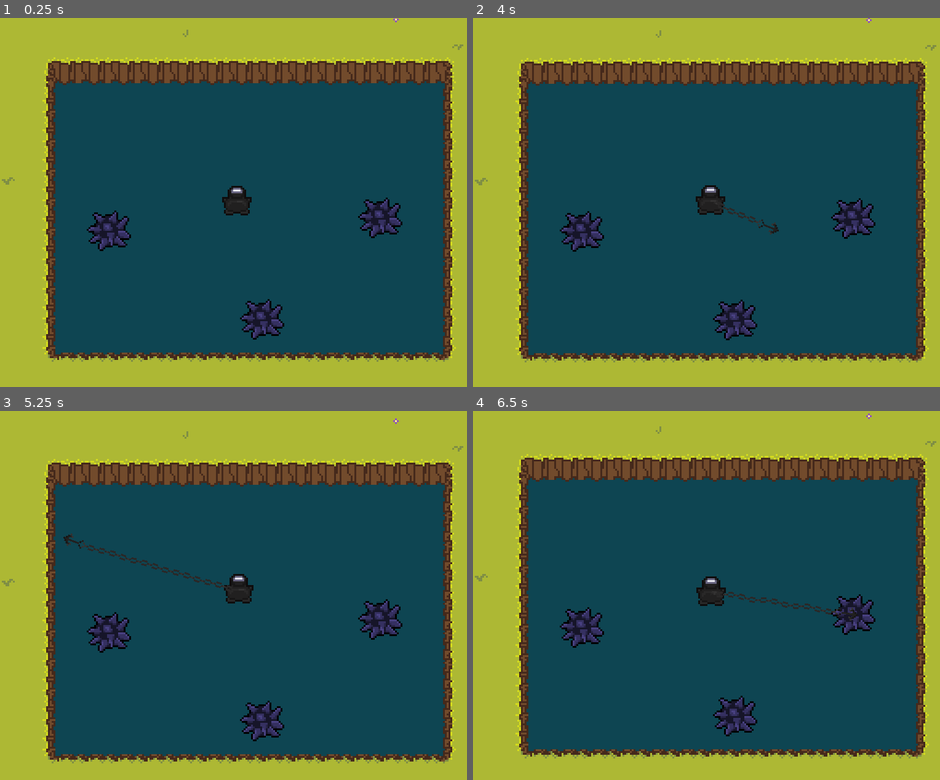
Above: before the commit, frames 1-4 (two rows, left to right).
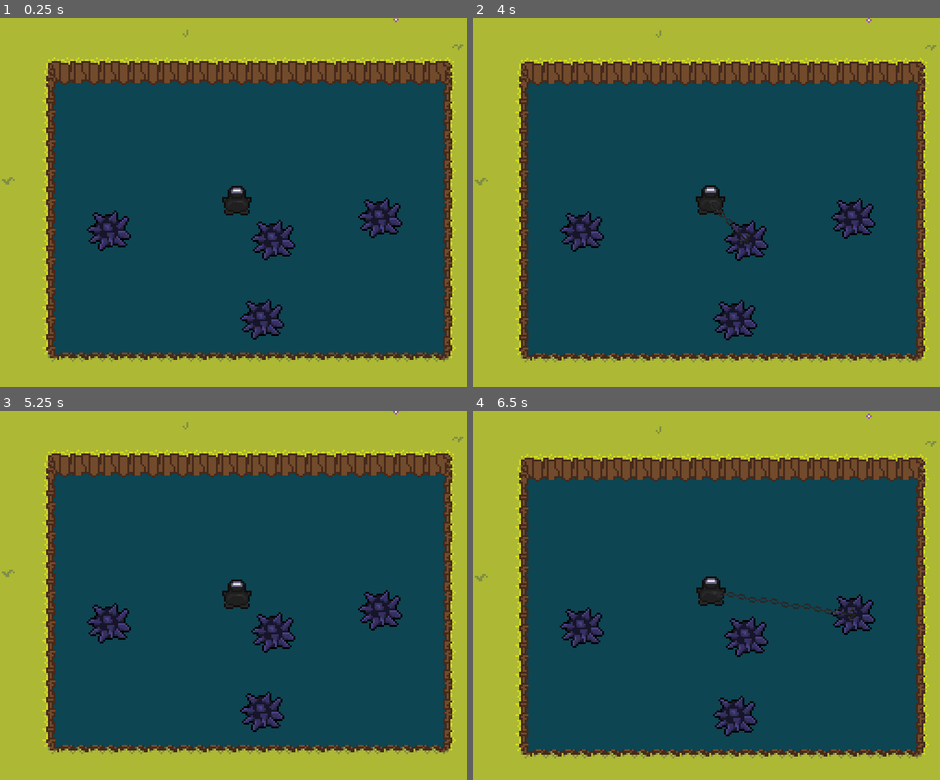
Above: after the commit, the same moments.

Repository: TeamKebab/GodotWildJam41
Game: Godot game, scene res://fishies/urchin/test.tscn
Two runs of this game, one before a commit and one after it. Both use one fixed random seed, a clock stepped at 60 frames per second and the inputs below. This scene is started directly instead of the project's main scene. Sound files missing from this copy of the repository are replaced by a short silence.
Inputs (mouse positions are in pixels of both pictures, inside the frame that each line leads up to):
- Up to frame 1 (0.25 s): no input
- Up to frame 2 (4 s): tap Enter at 0.5 s; move the mouse to (813, 184) at 0.52 s; tap R every 0.75 s from 0.6 to 3.6 s; click (813, 184) at 0.67 s; move the mouse to (613, 220) at 1.27 s; click (613, 220) at 1.42 s; move the mouse to (757, 121) at 2.02 s; click (757, 121) at 2.17 s; move the mouse to (687, 276) at 2.77 s; click (687, 276) at 2.92 s; move the mouse to (851, 257) at 3.52 s; click (851, 257) at 3.67 s
- Up to frame 3 (5.25 s): move the mouse to (93, 540) at 4.27 s; tap R at 4.35 s; click (93, 540) at 4.42 s; click (238, 625) at 5 s, where only the run after the commit has a clickable "OK"
- Up to frame 4 (6.5 s): move the mouse to (734, 595) at 5.77 s; tap R at 5.85 s; click (734, 595) at 5.92 s

The runs differ from the first frame. In frame 1, 0.7% of the frame differs, in the area x 53-64%, y 54-66%; in frame 2, 0.8%; in frame 3, 15%, in the area x 0-100%, y 0-96%; in frame 4, 0.7%.

Commit message:
urchin fix

Diff:
--- a/src/fishies/urchin/test.tscn
+++ b/src/fishies/urchin/test.tscn
@@ -24,6 +24,9 @@
 [node name="Urchin3" parent="." instance=ExtResource( 2 )]
 position = Vector2( 159, 143 )
 
+[node name="Urchin4" parent="." instance=ExtResource( 2 )]
+position = Vector2( 165, 100 )
+
 [node name="Player" parent="." instance=ExtResource( 3 )]
 position = Vector2( 145, 80 )
 
--- a/src/player/harpoon/states/anchor.gd
+++ b/src/player/harpoon/states/anchor.gd
@@ -9,6 +9,9 @@
 func enter() -> void:
 	latch_sound.play()
 	yield(latch_sound, "finished")
+	if harpoon.anchored_fish == null:
+		return
+
 	harpoon.anchored_fish.hook()
 	harpoon.anchored_fish.connect("run_away", self, "_on_fish_ran_away")
 	enter_finished = true
